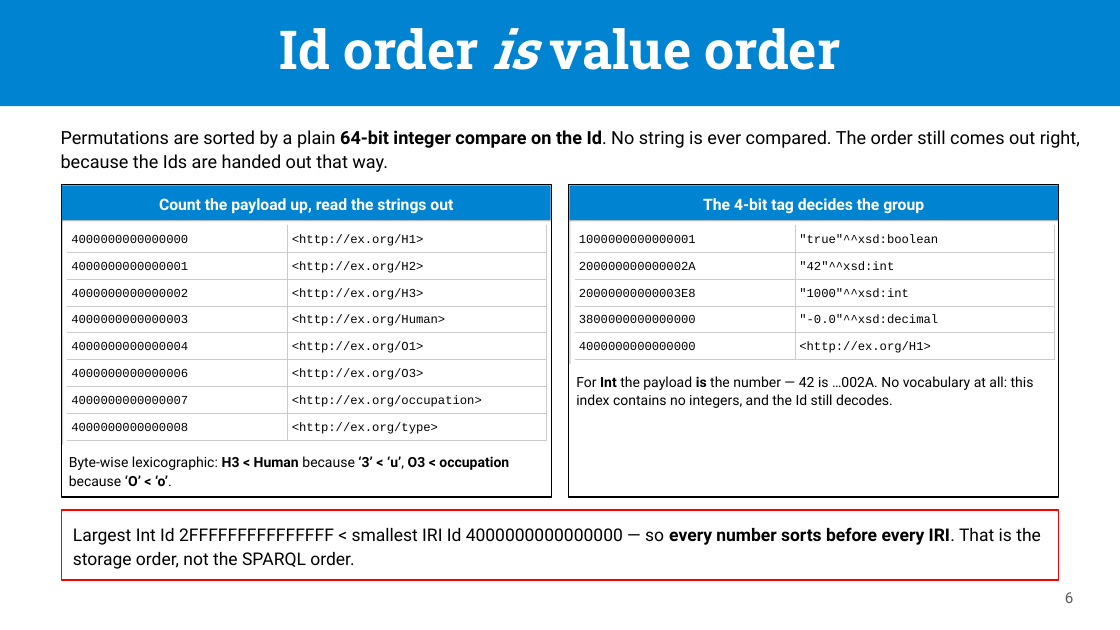
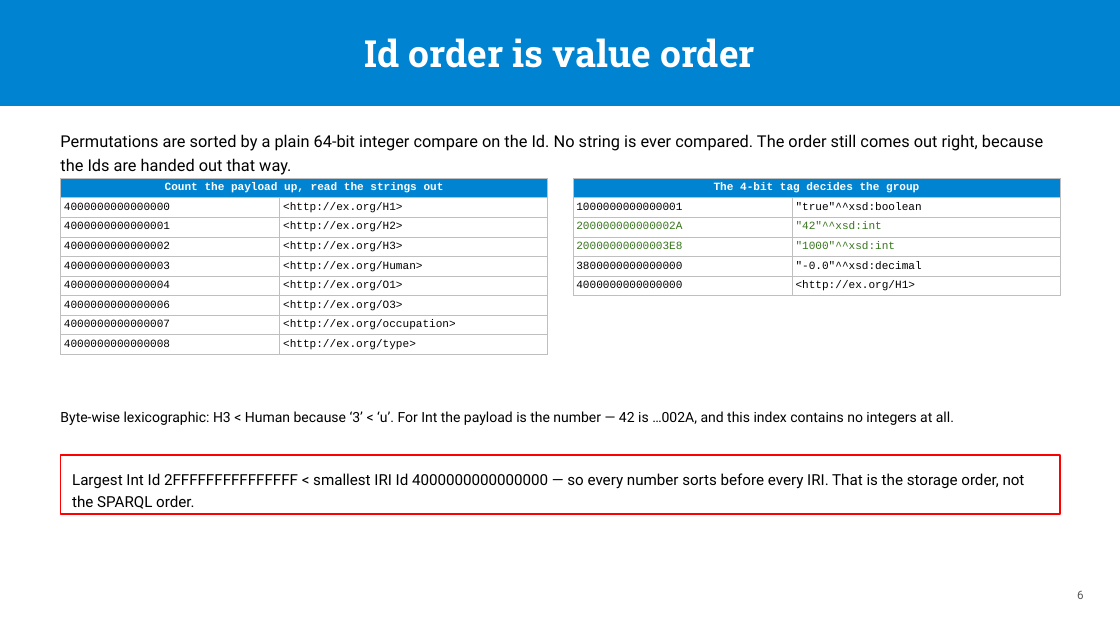
Before and after one commit to passage-org/passage, a slide deck: slide 6 of passage-qlever/slides/QLever as a Passage backend.pptx. Drawn at 1120x630 pixels with LibreOffice and Linux fonts; fonts in the diff are those of the drawing. Boxes give left, top, right and bottom in pixels: in the first picture for what was removed or moved away, otherwise in the second. Text is boxed around its words. In the diff, an @@ line names an element or a change of style, - is before the commit and + after.

```diff
--- a/passage-qlever/slides/QLever as a Passage backend.pptx
+++ b/passage-qlever/slides/QLever as a Passage backend.pptx
@@ rectangle removed at (0, 0, 1120, 106) @@
@@ rectangle added at (0, 0, 1120, 106), fill #0084D1 @@
@@ title "Id order is value order": place and size @@
-title "Id order is value order" at (279, 28, 840, 70)
+title "Id order is value order" at (364, 38, 755, 68)
@@ title "Id order is value order" at (364, 38, 755, 68): size 46 to 32 pt; italic off in "is"; line spacing 50.6pt to 1; vertical alignment top to middle @@
@@ text "Permutations are sorted by a ..." at (60, 134, 1043, 175): size 15.5 to 14 pt; bold off in "64-bit integer compare on the Id."; line spacing 20.9pt to 1.2 @@
@@ table at (60, 178, 548, 354) @@
+row 1: Count the payload up, read the strings out | 
@@ table: place and size @@
-table at (67, 225, 547, 440)
+table at (60, 178, 548, 354)
@@ table at (573, 178, 1060, 295) @@
+row 1: The 4-bit tag decides the group | 
@@ table: place and size @@
-table at (575, 225, 1054, 360)
+table at (573, 178, 1060, 295)
@@ rectangle removed at (61, 185, 551, 497) @@
@@ rectangle removed at (62, 186, 551, 221) @@
-Count the payload up, read the strings out
@@ rectangle removed at (569, 185, 1059, 497) @@
@@ rectangle removed at (570, 186, 1059, 221) @@
-The 4-bit tag decides the group
@@ line removed from (62, 221) to (551, 221) @@
@@ line removed from (62, 220) to (62, 444) @@
@@ line removed from (570, 221) to (1059, 221) @@
@@ line removed from (570, 220) to (570, 364) @@
@@ text at (60, 411, 954, 425): text changed @@
-For Int the payload is the number — 42 is …002A. No vocabulary at all: this index contains no integers, and the Id still decodes.
+Byte-wise lexicographic: H3 < Human because ‘3’ < ‘u’. For Int the payload is the number — 42 is …002A, and this index contains no integers at all.
@@ rectangle "Largest Int Id 2FFFFFFFFFFFFFFF < ...": place and size @@
-rectangle "Largest Int Id 2FFFFFFFFFFFFFFF < ..." at (61, 510, 1059, 580)
+rectangle "Largest Int Id 2FFFFFFFFFFFFFFF < ..." at (60, 455, 1060, 514)
@@ rectangle "Largest Int Id 2FFFFFFFFFFFFFFF < ..." at (60, 455, 1060, 514): size 15 to 13 pt; bold off in "every number sorts before every IRI."; line spacing 20.2pt to 1.2 @@
@@ text removed at (69, 456, 509, 486) @@
-Byte-wise lexicographic: H3 < Human because ‘3’ < ‘u’, O3 < occupation because ‘O’ < ‘o’.
@@ page number: place and size @@
-page number at (1065, 592, 1074, 603)
+page number at (1077, 591, 1084, 599)
@@ page number at (1077, 591, 1084, 599): size 13 to 10 pt; line spacing 18.2pt to 1 @@
```
Also in this commit, not shown: 15 other slides changed, 2 other files.
